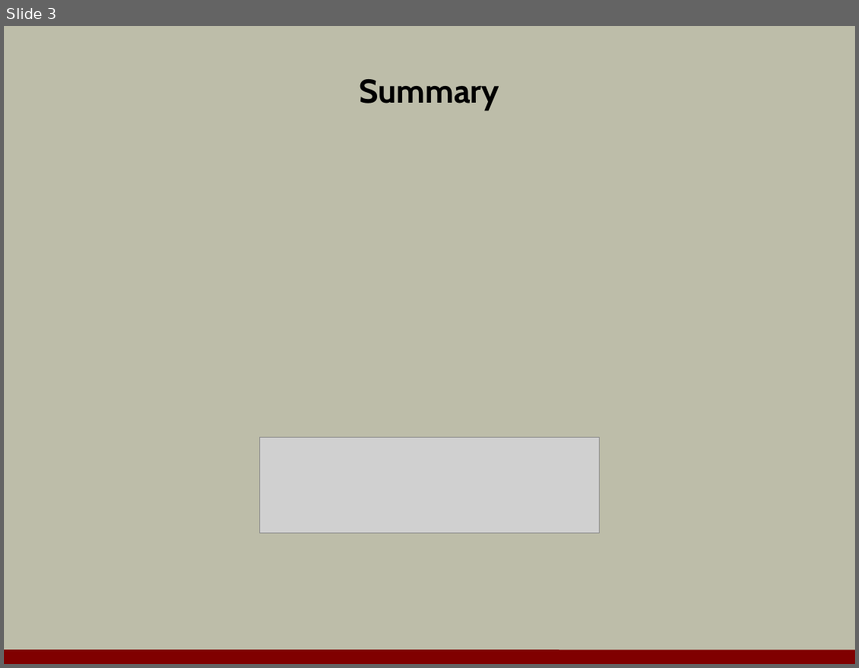
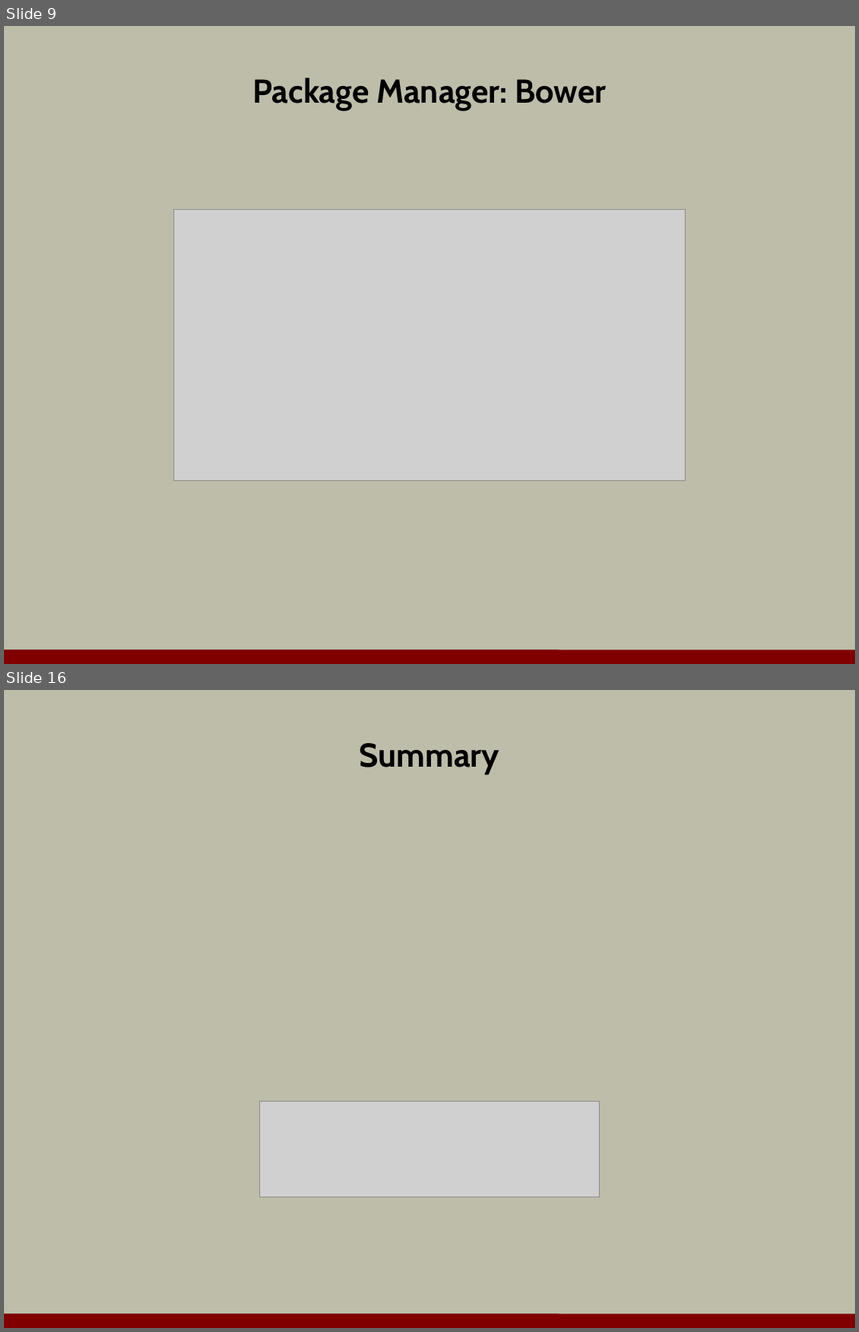
Before and after one commit to OdeToCode/classes, a slide deck: angularjs/slides/a3_nodetools.pptx. Shown one above the other, each under a label of ours: slide 3 before the commit, slides 9 and 16 after it; the slides between them are not shown. The pictures are 859x668 and 859x1332 pixels, drawn with LibreOffice and Linux fonts; fonts in the diff are those of the drawing; grey boxes stand for pictures; background and template pictures are left out. Boxes give left, top, right and bottom in pixels: in the first picture for what was removed or moved away, otherwise in the second. Text is boxed around its words. In the diff, an @@ line names an element or a change of style, - is before the commit and + after.

```diff
--- a/angularjs/slides/a3_nodetools.pptx
+++ b/angularjs/slides/a3_nodetools.pptx
@@ slide 9 added at (4,26,855,664), background #BDBDA9; not listed: 1 template element that a slide beside it also shows @@
@@ title added at (253,78,606,110), 28 pt, text #000000, bold @@
+Package Manager: Bower
@@ picture added at (173,210,685,481) @@
@@ what was slide 3 is now slide 16 @@
```
Also in this commit, not shown: 1 slide changed, 13 other slides added, 1 slide removed, 1 other file.
